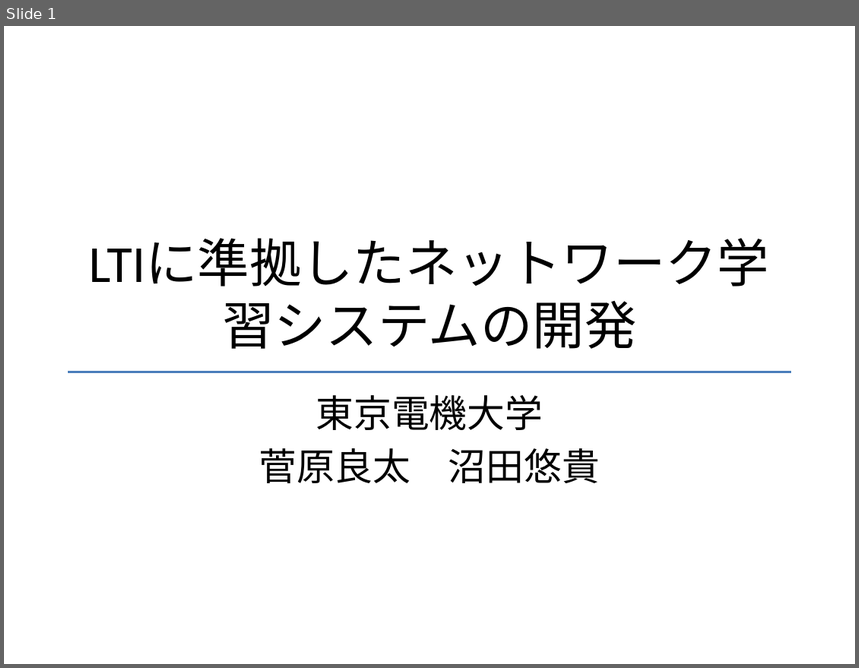
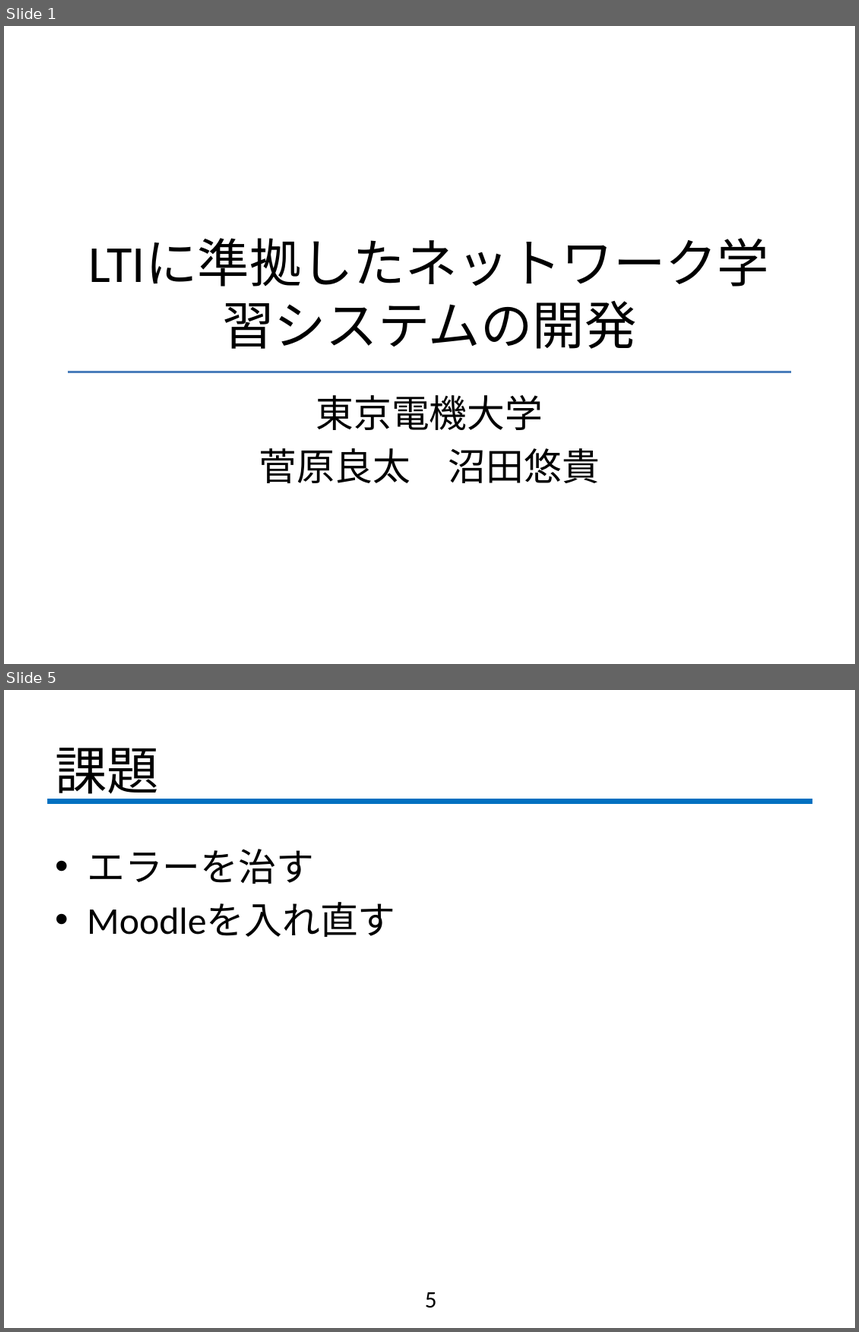
Before and after one commit to fujiLabo/fuji_simu, a slide deck: 1126進捗.pptx. Shown one above the other, each under a label of ours: slide 1 before the commit, slides 1 and 5 after it; the slides between them are not shown. The pictures are 859x668 and 859x1332 pixels, drawn with LibreOffice and Linux fonts; fonts in the diff are those of the drawing; background and template pictures are left out. Boxes give left, top, right and bottom in pixels: in the first picture for what was removed or moved away, otherwise in the second. Text is boxed around its words. In the diff, an @@ line names an element or a change of style, - is before the commit and + after.

```diff
--- a/1126進捗.pptx
+++ b/1126進捗.pptx
@@ slide 5 added at (x1=4, y1=690, x2=855, y2=1328), background #FFFFFF @@
@@ title added at (x1=55, y1=748, x2=159, y2=802), 44 pt, text #000000 @@
+課題
@@ line added from (47, 802) to (813, 802), #0070C0 4 pt @@
@@ text added at (x1=87, y1=849, x2=396, y2=937), 32 pt, text #000000 @@
+• エラーを治す
+• Moodleを入れ直す
@@ page number added at (x1=425, y1=1293, x2=437, y2=1309), 20 pt, text #000000 @@
+5
```
Also in this commit, not shown: 3 other slides added, 1 other file.
